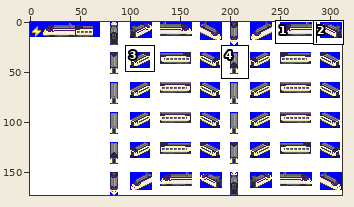
Sprite sheet -- src/locomotive/KTX/SRT.png. Above, an overview of the earlier version with the close-up marked.
Close-up. Before the edit:
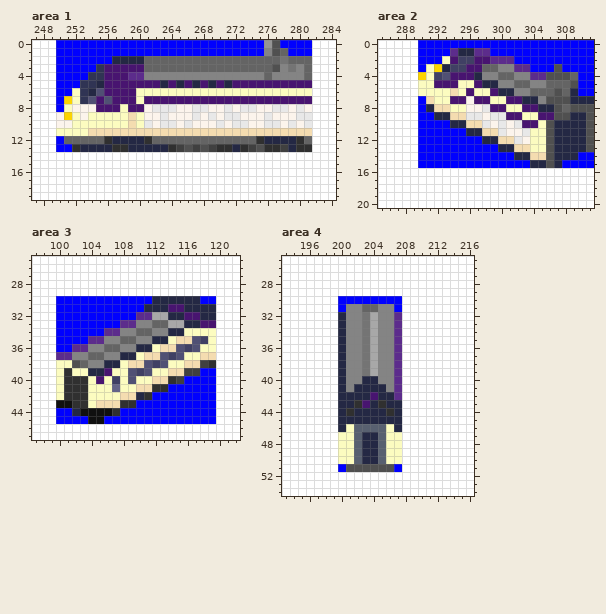
The file is 312x173 pixels. Shown: area 1: x 247..284, y 0..19; area 2: x 285..311, y 0..20; area 3: x 97..122, y 25..47; area 4: x 193..216, y 25..54. The commit also changed other parts of the picture, which this record leaves out.
After:
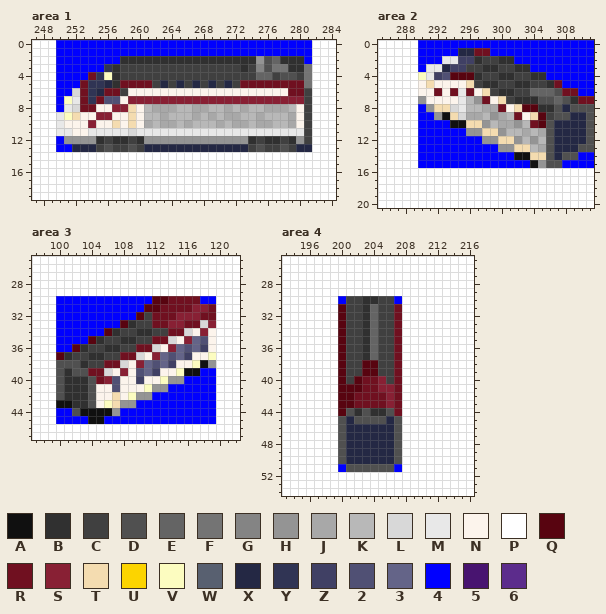
Palette (. is transparent): A #101010  B #303030  C #404040  D #505050  E #646464  F #747474  G #848484  H #949494  J #a8a8a8  K #b8b8b8  L #d8d8d8  M #e8e8e8  N #fcf4ec  P #ffffff  Q #580410  R #701020  S #882034  T #f4dcb0  U #fcd400  V #fcfcc0  W #586070  X #242844  Y #303454  Z #404064  2 #505074  3 #646488  4 #0000ff  5 #481470  6 #5c2c8c
The edit:
Changed rows in their new state; - is an unchanged pixel.
Area 1:
first column x 250:
 0 --------------------------44----
 1 --------------------------444---
 2 -------4BBBBBBBBBBBBBBBBBHD-BBB4
 3 -----4YBCCCCCCCCCCCCCCCBCGDFFBBF
 4 ----R-VBCCCCCCCCCCCCCCCCCE-CDDCF
 5 ---R-YXBRRRRC-C-C-C-C-CRRRRRRRRF
 6 --LRYXRRCNNNNNNNNNNNNNNNNNNNNRRC
 7 -VMRYR-2NSSSSSSSSSSSSSSSSSSSSSSC
 8 -MLRRNNSSTNKJJJKKJJKKJKJKKJJJKNC
 9 MVT-NSSNN-NKKJKKKJKJKJJKKJKKKJNC
10 M-NNSNNTN-NJKJJKJKKKJKJJKJJKKJ-C
11 MMNNMMMMMLMMMMMMMMMMMMMMMMMMMMMC
12 -HHHHBCBBCBHHHHHHHHHHHHHBCBBCBHC
13 --X--CDCCDC---XXXXXXXX-X--CCDCXX
Area 2:
first column x 290:
 1 ----4--RR-------------
 2 ---MM--BCCBB----------
 3 -MM---CCBBCCBB---4----
 4 VM--QQQBCCBBCCBB4444--
 5 NTNNNNTCBBCCBBCCBR44--
 6 NNRNRMRNTCBBCC----RR--
 7 HNNNNMKHRNTCBBBD-E-BRR
 8 -H--LMKKJJRNTQQBB-X---
 9 --HA-LJJKHJKRNTQC-----
10 ----AA--HKJJHKRQ------
11 ------HH--HKKJKJ------
12 --------HH--HKHK------
13 ----------HH--KJ----D-
14 ------------AA----DD--
15 --------------AH-D----
Area 3:
first column x 100:
30 ------------QQRRRR--
31 -----------QQRRRRSSR
32 ----------QCRRRSSSRR
33 --------QBCCRRSSRRLS
34 ------QBCCBBCCRRLNSN
35 ----QBCCBBCCRRLNS32N
36 --QBCCBBCCRRLNS323ZN
37 QBCCBBCCRRLNS323ZNNV
38 DD-BCCRRLNS323ZNNVAH
39 D-DDRRLNSN23ZNNVAA--
40 D---DRS2NNZNNVHH----
41 D---DNN2NNNVHH------
42 D---DNNTNVHH--------
43 ----DNV-HH----------
44 --D----H------------
Area 4:
first column x 200:
30 -CCBBCC-
31 QCCB-CCR
32 QCCBECCR
33 QCCBECCR
34 QCCBECCR
35 QCCBECCR
36 QCCBECCR
37 QCCBECCR
38 QCCQQCCR
39 QCCQQCCR
40 QCQRRSCR
41 QQQRRSSR
42 QQRRRRSR
43 QQRRRRSR
44 QDBDBBDR
45 D-DDDD-D
46 DXXXXXXD
47 DXX--XXD
48 DXX--XXD
49 DXX--XXD
50 DXX--XXD
